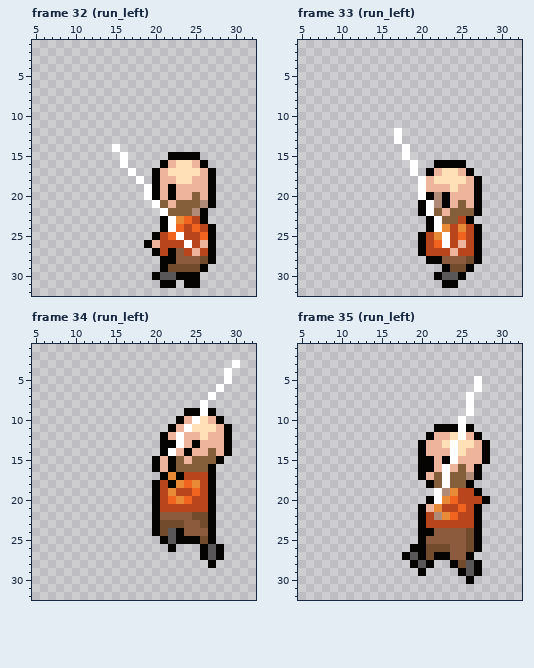
Two versions of one pixel-art file, art/characters/playerB.aseprite. The picture above was drawn from the file before the commit.
48x48 pixels, 105 frames. Shown: frame 32 (run_left): x 5..32, y 1..32; frame 33 (run_left): x 5..32, y 1..32; frame 34 (run_left): x 5..32, y 1..32; frame 35 (run_left): x 5..32, y 1..32. The commit also changed other frames, which this record leaves out.
The same view after the edit:
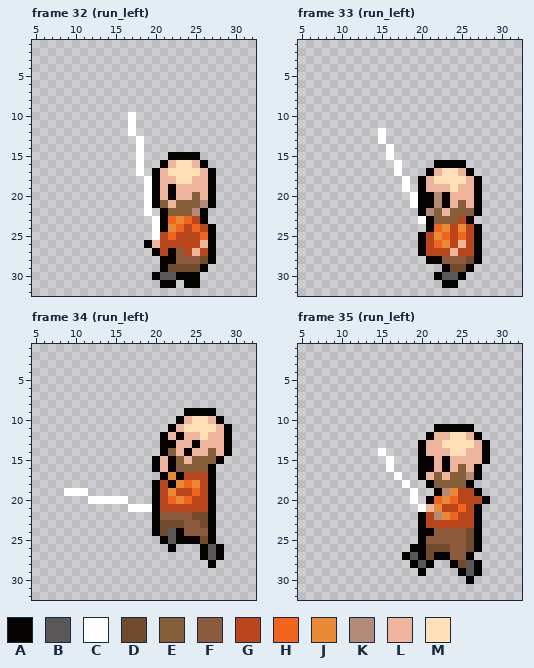
Palette (. is transparent): A #050403  B #595757  C #ffffff  D #724b2c  E #855f39  F #8c5b3e  G #b9451d  H #f1641f  J #e88a36  K #b28b78  L #eeb59c  M #ffe0b7
Edits made:
Frame 32 (run_left), layer "Layer 2":
y 10..12: x 17 . -> C
y 13: x 18 . -> C
y 14: x 15 C -> .; x 18 . -> C
y 15..16: x 16 C -> .; x 18 . -> C
y 17: x 17..18 C. -> .C
y 18: x 18..19 C. -> .C
y 21: x 19..20 .C -> CA
y 22: x 19 . -> C; x 21 C -> A
y 23: x 20 . -> C; x 22 C -> H
y 24: x 20 . -> C; x 22 C -> J
y 25: x 20 A -> C; x 23 C -> G
y 26: x 24 C -> G
Frame 33 (run_left), layer "Layer 2":
y 12..13: x 15 . -> C; x 17 C -> .
y 14..15: x 16 . -> C; x 18 C -> .
y 16..17: x 17 . -> C; x 19 C -> .
y 18..19: x 18 . -> C; x 20 C -> A
y 20: x 19..20 .C -> CA
y 21: x 19 . -> C; x 21 C -> A
y 22: x 21 C -> K
y 23: x 20 . -> C; x 22 C -> E
y 24: x 22 C -> H
y 25: x 23 C -> H
y 26: x 23 C -> J
Frame 34 (run_left), layer "Layer 2":
y 3: x 30 C -> .
y 4..5: x 29 C -> .
y 6: x 28 C -> .
y 7: x 27 C -> .
y 8: x 26 C -> .
y 9: x 26 C -> A
y 10: x 25 C -> M
y 11: x 24 C -> M
y 12: x 23 C -> A
y 13: x 23 C -> L
y 14: x 22 C -> E
y 19: x 9..11 ... -> CCC
y 20: x 12..16 ..... -> CCCCC
y 21: x 17..19 ... -> CCC
Frame 35 (run_left), layer "Layer 2":
y 5..6: x 27 C -> .
y 7..9: x 26 C -> .
y 10: x 25 C -> .
y 11: x 25 C -> A
y 12: x 25 C -> M
y 13: x 24 C -> M
y 14: x 15 . -> C; x 24 C -> M
y 15: x 16 . -> C; x 24 C -> L
y 16: x 16 . -> C; x 23 C -> A
y 17: x 17 . -> C; x 23 C -> L
y 18: x 18 . -> C; x 23 C -> E
y 19: x 19 . -> C; x 22 C -> A
y 20: x 19 . -> C; x 22 C -> H
y 21: x 20 A -> C
